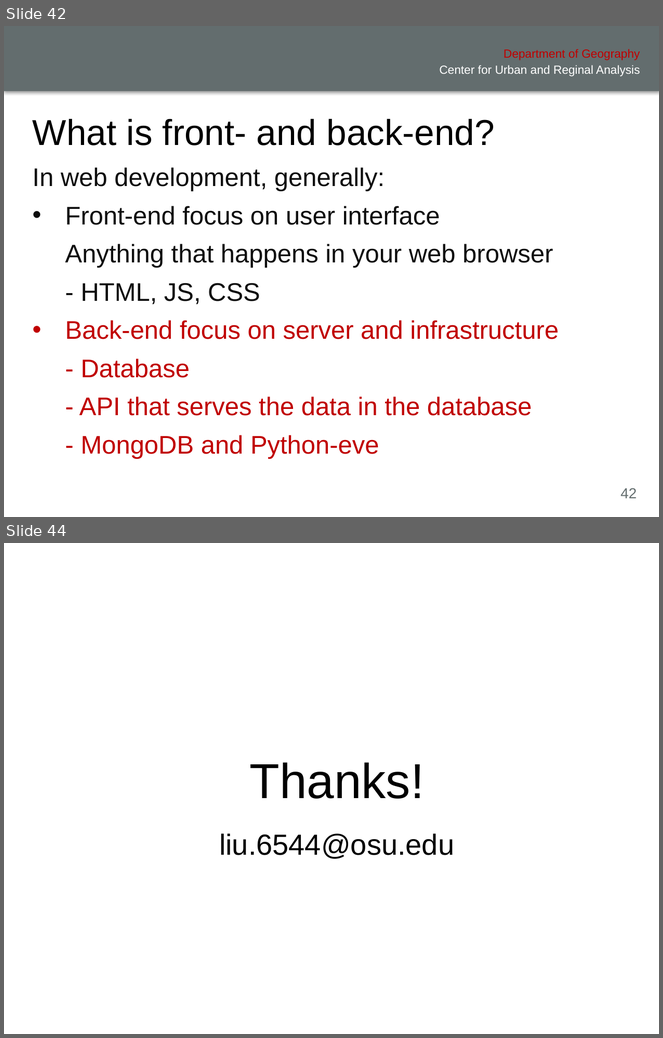
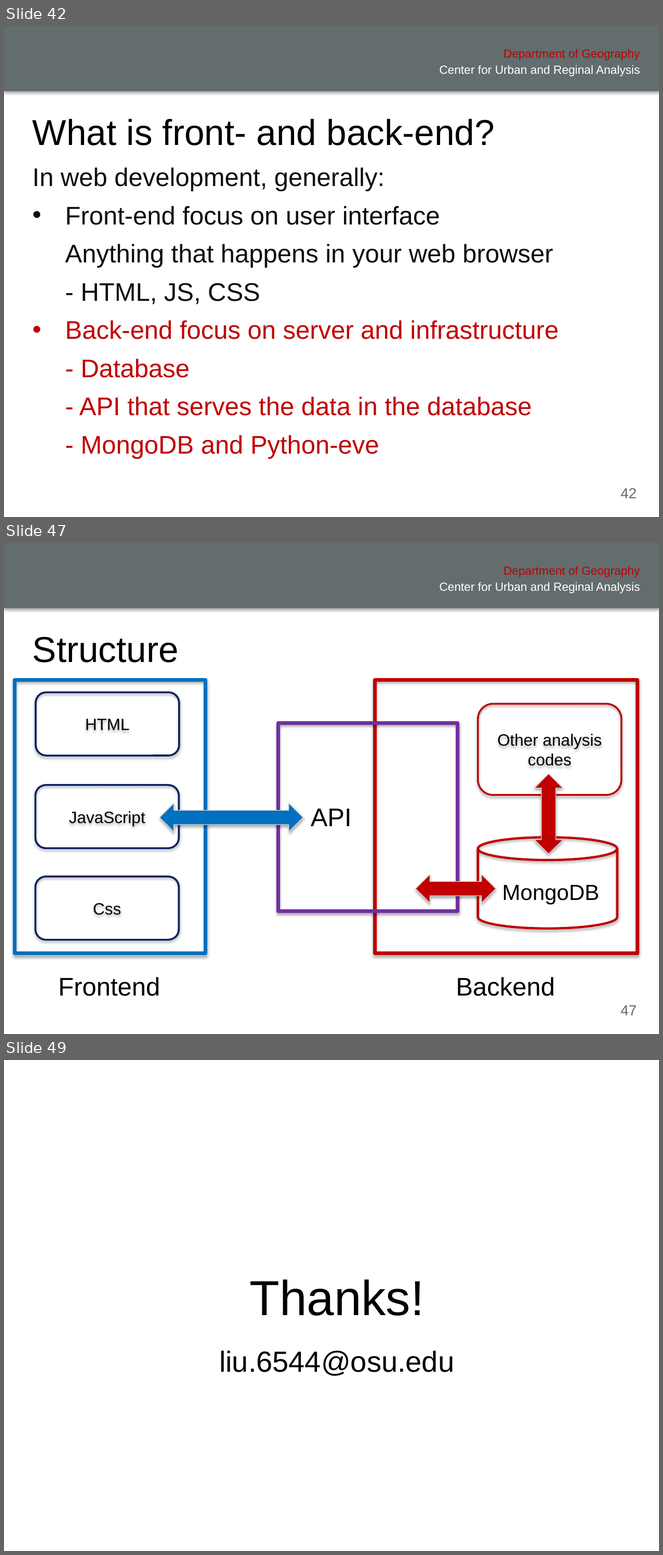
Before and after one commit to xiaohuiliugis/UCGIS-Fullstack-Geovisualization-Workshop, a slide deck: doc/presentation.pptx. Shown one above the other, each under a label of ours: slides 42 and 44 before the commit, slides 42, 47 and 49 after it; the slides between them are not shown. The pictures are 663x1038 and 663x1555 pixels, drawn with LibreOffice and Linux fonts; fonts in the diff are those of the drawing; background and template pictures are left out. Boxes give left, top, right and bottom in pixels: in the first picture for what was removed or moved away, otherwise in the second. Text is boxed around its words. In the diff, an @@ line names an element or a change of style, - is before the commit and + after.

```diff
--- a/doc/presentation.pptx
+++ b/doc/presentation.pptx
@@ slide 47 added at box(4, 543, 659, 1034), background #FFFFFF; not listed: 4 template elements that a slide beside it also shows @@
@@ title added at box(33, 637, 179, 663), 39.6 pt, text #000000 @@
+Structure
@@ rectangle added at box(14, 680, 206, 954), outline #0070C0 4 pt @@
@@ rectangle added at box(375, 680, 637, 954), outline #C00000 4 pt @@
@@ rounded rectangle added at box(35, 692, 179, 756), outline #002060 2 pt, 18 pt, text #000000 @@
+HTML
@@ rounded rectangle added at box(478, 704, 622, 795), outline #C00000 2 pt, 18 pt, text #000000 @@
+Other analysis codes
@@ rectangle added at box(279, 723, 457, 912), outline #7030A0 4 pt @@
@@ left right arrow added at box(534, 774, 563, 854), fill #C00000, outline #D8D8D8 0.75 pt @@
@@ rounded rectangle added at box(35, 785, 179, 849), outline #002060 2 pt, 18 pt, text #000000 @@
+JavaScript
@@ left right arrow added at box(160, 803, 304, 832), fill #0070C0, outline #D8D8D8 0.75 pt @@
@@ text added at box(311, 809, 352, 826), 28 pt, text #000000 @@
+API
@@ cylinder added at box(478, 837, 618, 928), outline #C00000 2.5 pt @@
@@ rounded rectangle added at box(35, 876, 179, 940), outline #002060 2 pt, 18 pt, text #000000 @@
+Css
@@ left right arrow added at box(415, 875, 495, 903), fill #C00000, outline #D8D8D8 0.75 pt @@
@@ text added at box(502, 885, 599, 904), 24 pt, text #000000 @@
+MongoDB
@@ text added at box(58, 977, 160, 996), 28 pt, text #000000 @@
+Frontend
@@ text added at box(456, 977, 555, 996), 28 pt, text #000000 @@
+Backend
@@ what was slide 44 is now slide 49 @@
```
Also in this commit, not shown: 2 slides changed, 5 other slides added, 1 slide removed, 1 other file.
